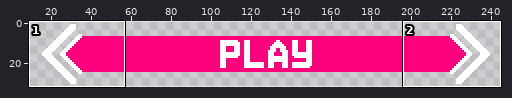
A pixel-art file gets an edit: Assets/Menu_Play.aseprite. The first picture is a wide view before the edit; the outline marks the close-up.
Close-up. Before the commit:
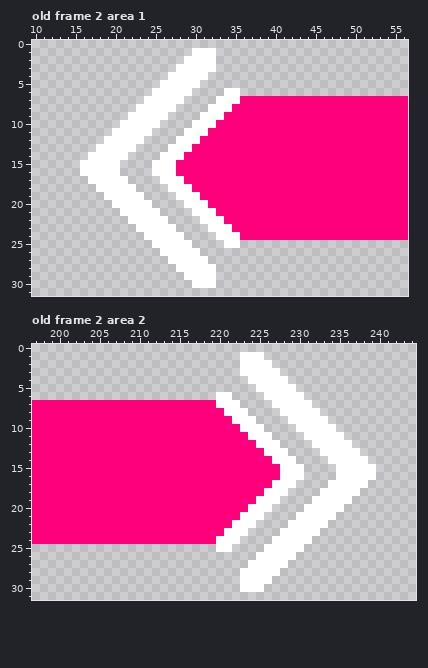
256x32 pixels, 2 frames. Shown: old frame 2 area 1: x 10..56, y 0..31; old frame 2 area 2: x 197..244, y 0..31. The wide view leaves out empty margins.
Now the later version:
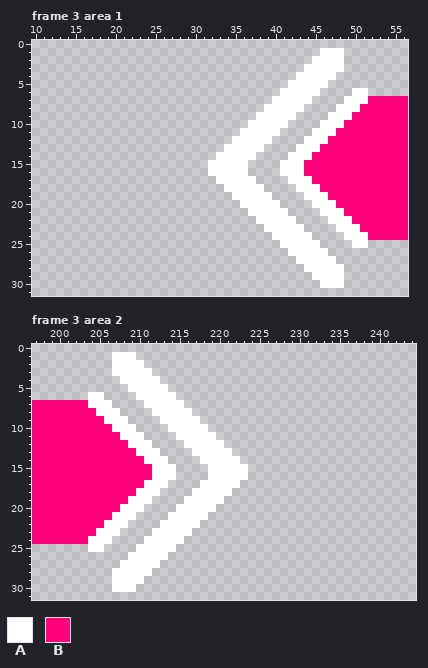
Palette (. is transparent): A #ffffff  B #ff007c
A new or re-ordered frame is compared with the old frame closest to it.
Message: Miscellaneous main menu changes Changes include:
Diff:
frames 2 -> 3
Changed rows in their new state; - is an unchanged pixel.
Frame 3 area 1 is new; against old frame 2:
first column x 16:
 1 --------------...-------------AAA---
 2 -------------....------------AAAA---
 3 ------------.....-----------AAAAA---
 4 -----------.....-----------AAAAA----
 5 ----------.....-----------AAAAA-----
 6 ---------.....----..-----AAAAA----AA
 7 --------.....----.......AAAAA....AAA
 8 -------.....----.......AAAAA....AAA-
 9 ------.....----.......AAAAA....AAA--
10 -----.....----.......AAAAA....AAA---
11 ----.....----.......AAAAA....AAA----
12 ---.....----.......AAAAA....AAA-----
13 --.....----.......AAAAA....AAA------
14 -.....----.......AAAAA....AAA-------
15 .....----.......AAAAA....AAA--------
16 .....----.......AAAAA....AAA--------
17 -.....----.......AAAAA....AAA-------
18 --.....----.......AAAAA....AAA------
19 ---.....----.......AAAAA....AAA-----
20 ----.....----.......AAAAA....AAA----
21 -----.....----.......AAAAA....AAA---
22 ------.....----.......AAAAA....AAA--
23 -------.....----.......AAAAA....AAA-
24 --------.....----.......AAAAA....AAA
25 ---------.....----..-----AAAAA----AA
26 ----------.....-----------AAAAA-----
27 -----------.....-----------AAAAA----
28 ------------.....-----------AAAAA---
29 -------------....------------AAAA---
30 --------------...-------------AAA---
Frame 3 area 2 is new; against old frame 2:
first column x 204:
 1 ---AAA-------------...--------------
 2 ---AAAA------------....-------------
 3 ---AAAAA-----------.....------------
 4 ----AAAAA-----------.....-----------
 5 -----AAAAA-----------.....----------
 6 AA----AAAAA-----..----.....---------
 7 AAA....AAAAA.......----.....--------
 8 -AAA....AAAAA.......----.....-------
 9 --AAA....AAAAA.......----.....------
10 ---AAA....AAAAA.......----.....-----
11 ----AAA....AAAAA.......----.....----
12 -----AAA....AAAAA.......----.....---
13 ------AAA....AAAAA.......----.....--
14 -------AAA....AAAAA.......----.....-
15 --------AAA....AAAAA.......----.....
16 --------AAA....AAAAA.......----.....
17 -------AAA....AAAAA.......----.....-
18 ------AAA....AAAAA.......----.....--
19 -----AAA....AAAAA.......----.....---
20 ----AAA....AAAAA.......----.....----
21 ---AAA....AAAAA.......----.....-----
22 --AAA....AAAAA.......----.....------
23 -AAA....AAAAA.......----.....-------
24 AAA....AAAAA.......----.....--------
25 AA----AAAAA-----..----.....---------
26 -----AAAAA-----------.....----------
27 ----AAAAA-----------.....-----------
28 ---AAAAA-----------.....------------
29 ---AAAA------------....-------------
30 ---AAA-------------...--------------
Changed places in both close-ups, as pixel boxes (x1, y1, x2, y2):
changed: (80, 48, 368, 288)
changed: (88, 352, 376, 592)
